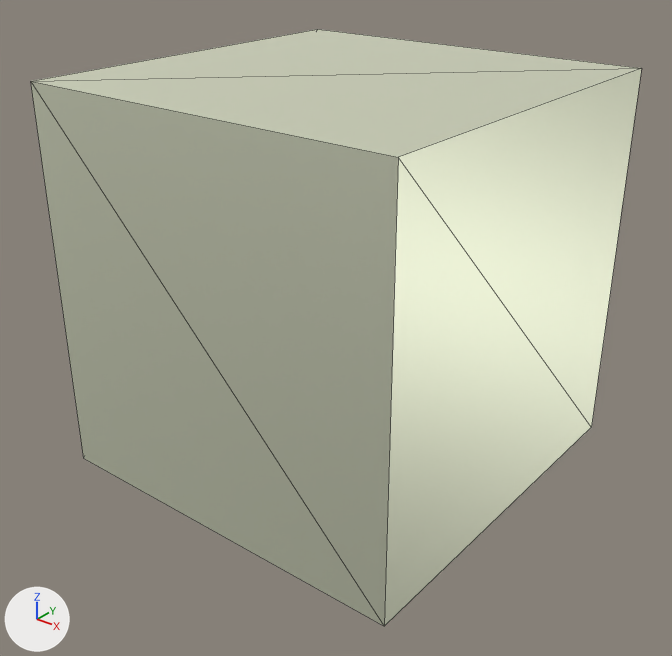
What one commit did to the glTF model public/assets/node_25mm.glb.
One viewpoint serves both versions: a camera (50 mm lens) standing at (0.0337, -0.043, 0.0228) and looking at (0.0005, -0.0015, -0.003). Lighting does not change. The marker at lower left points along +X, +Y and +Z. Mesh edges are drawn as thin lines. Vertices at the same position are counted once.

In view in the first picture: 'node_25mm'.
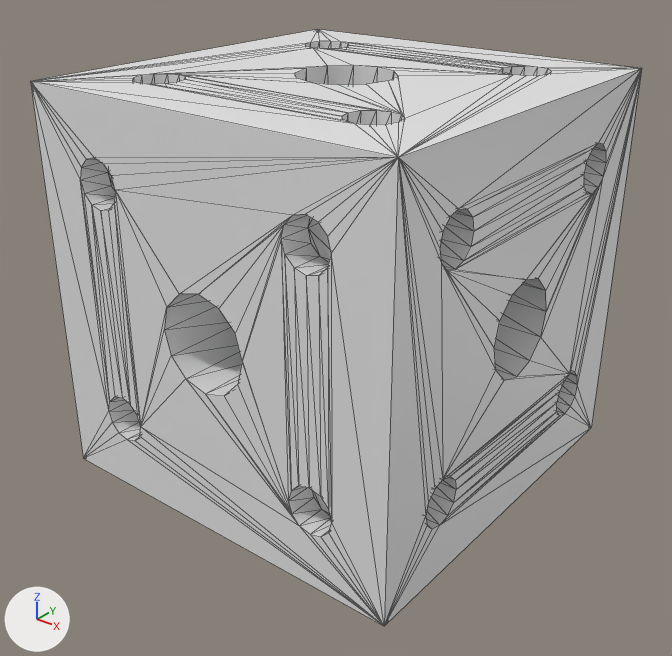
Commit message: node asset changed to HQ

Changed parts and their boxes [x1, y1, x2, y2] in the pictures (672 x 656 px):
'node_25mm', reshaped: before [31, 29, 642, 626]; after [30, 29, 642, 626]
part 1 of me_cube_002, added: after [30, 29, 642, 626]

The change, as a diff of the scene's bpy script:
```diff
--- a/public/assets/node_25mm.glb.py
+++ b/public/assets/node_25mm.glb.py
@@ mat_frontcolor @@
+mat_frontcolor = principled_material('FrontColor')
+mat_frontcolor.base_color = (0.8, 0.8, 0.8)  # white #e7e7e7
@@ me_cube_002 @@
 # used by ob_node_25mm; location = (0.0, 0.0, 0.0)
-me_cube_002.from_pydata(...)  # 8 vertices, 12 faces; spans x -0.0125..0.0125, y -0.0125..0.0125, z -0.0125..0.0125
-me_cube_002.materials.append(mat_node)  # white #fbffe5
+me_cube_002.from_pydata(...)  # 728 vertices, 1452 faces; spans x -0.0125..0.0125, y -0.0125..0.0125, z -0.0125..0.0125
+# me_cube_002 part 1: 720 vertices added at x -0.0125..0.0125, y -0.0125..0.0125, z -0.0125..0.0125
+me_cube_002.materials.append(mat_frontcolor)  # white #e7e7e7
```
